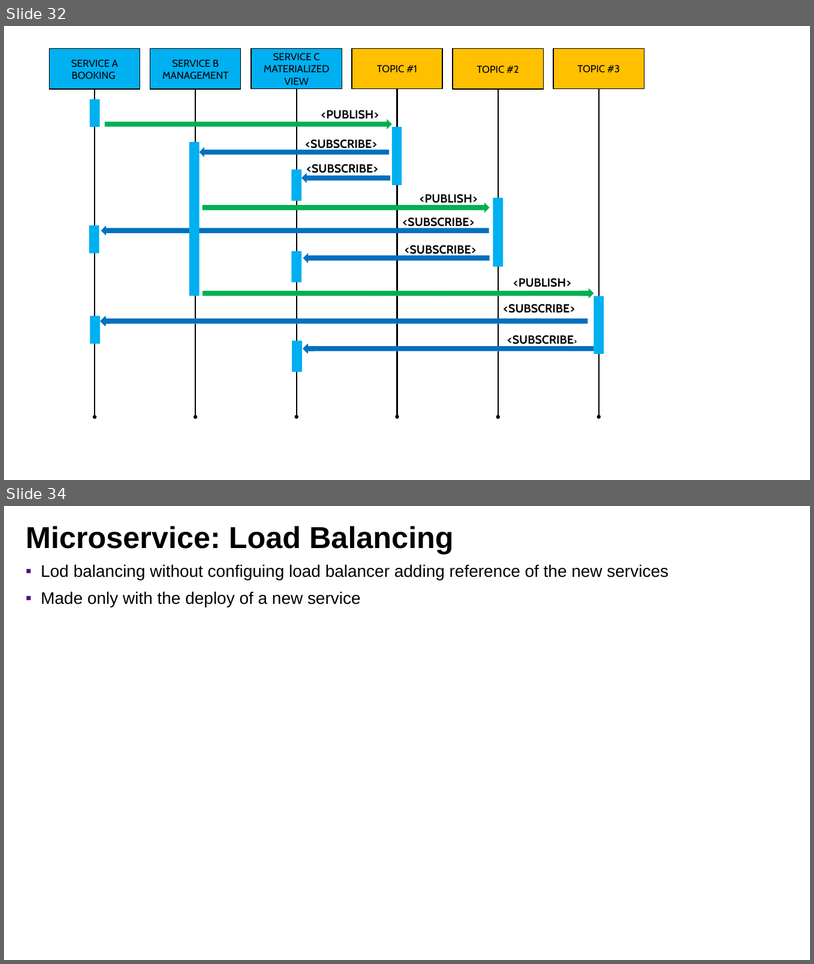
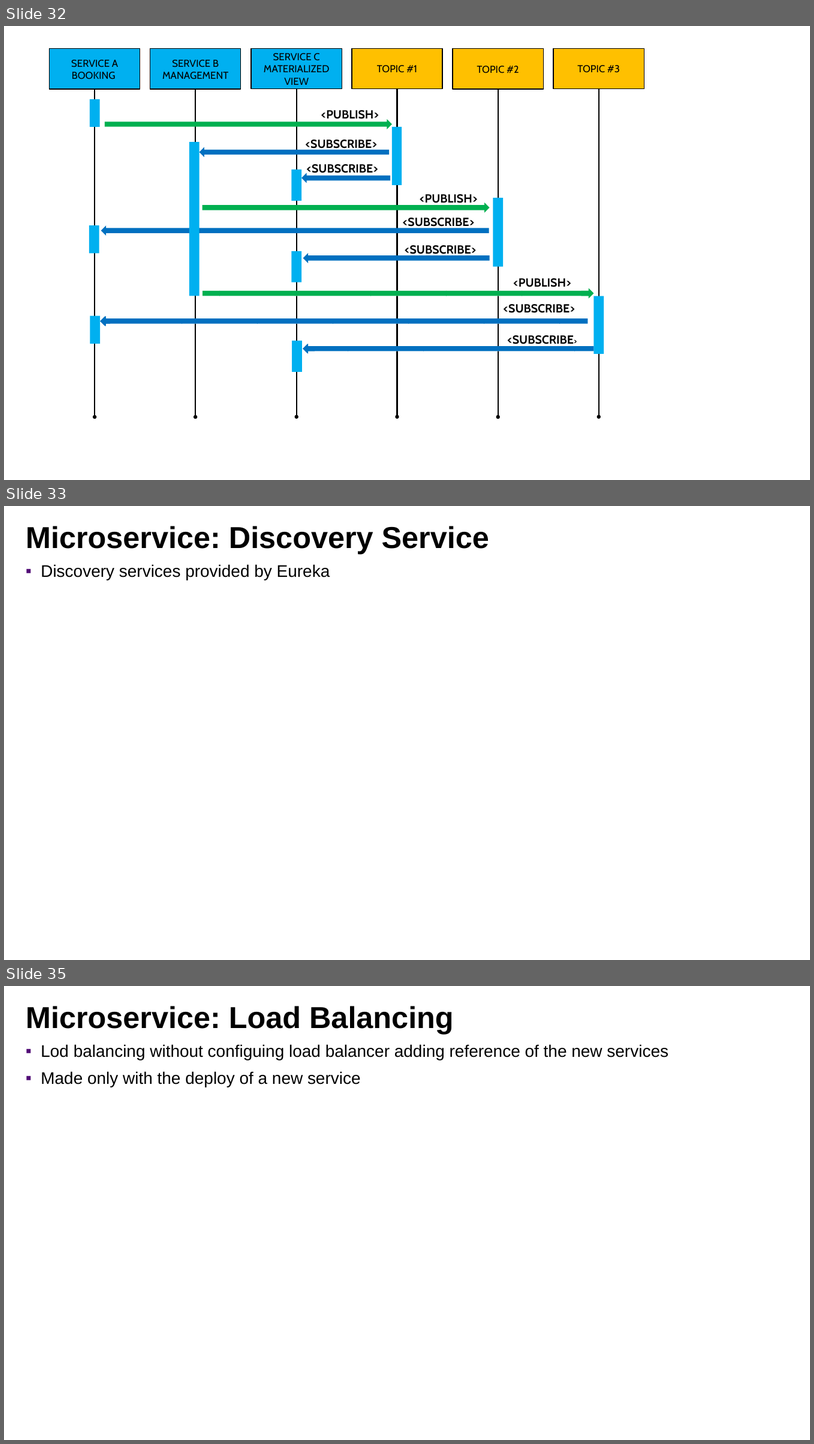
Before and after one commit to lbennardis/microS_code2016_DOCS, a slide deck: luigiBennardisMicroservices.pptx. Shown one above the other, each under a label of ours: slides 32 and 34 before the commit, slides 32, 33 and 35 after it; the slides between them are not shown. The pictures are 814x964 and 814x1444 pixels, drawn with LibreOffice and Linux fonts; fonts in the diff are those of the drawing; background and template pictures are left out. Boxes give left, top, right and bottom in pixels: in the first picture for what was removed or moved away, otherwise in the second. Text is boxed around its words. In the diff, an @@ line names an element or a change of style, - is before the commit and + after.

```diff
--- a/luigiBennardisMicroservices.pptx
+++ b/luigiBennardisMicroservices.pptx
@@ slide 33 added at (4, 506, 810, 960), background picture (left out) @@
@@ title added at (26, 526, 489, 554), 72 pt, text #000000, bold @@
+Microservice: Discovery Service
@@ text added at (41, 564, 330, 580), 40 pt, text #000000 @@
+▪ Discovery services provided by Eureka
@@ what was slide 34 is now slide 35 @@
```
Also in this commit, not shown: 11 slides changed, 1 other slide added, 1 slide removed.
